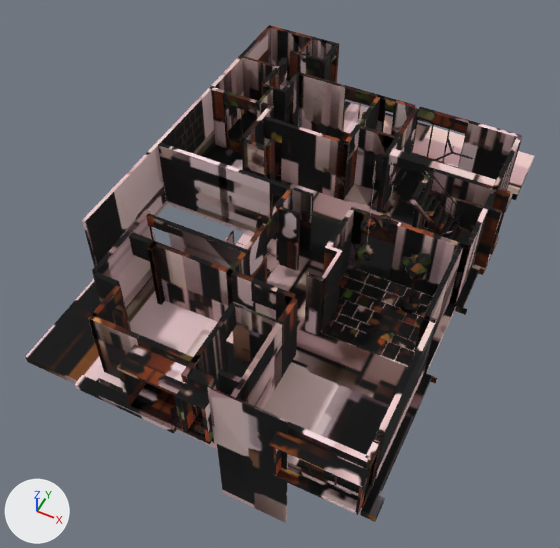
An edit to the glTF model site/public/models/baked/first-day.gltf, drawn before and after from the same camera.
Both versions are drawn from a camera (50 mm lens) standing at (3.77, -8.72, 9.82) and looking at (-0.13, -0.91, 0.07). The lights are fixed; the arrows at lower left show +X, +Y and +Z. The first picture is the older version. Vertices at exactly the same position are counted once.

Names of what the first picture shows: 'first.baked.001'.
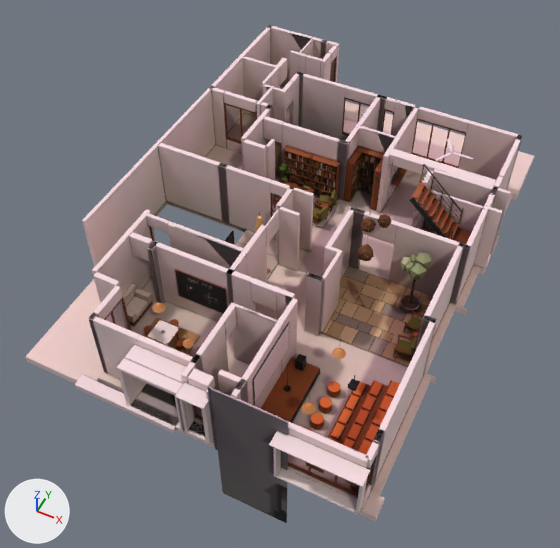
The edits, one by one:
me_first_baked_003 is used by ob_first_baked_001; location (0.0, 0.0, 0.0).
me_first_baked_003 had 13232 vertices, 23646 faces and spanned x -2.92..2.92, y -4.4..4.16, z -1.45..2.75.
me_first_baked_003 now has 24609 vertices, 42074 faces and spans x -2.92..2.92, y -4.4..4.16, z -1.45..2.75.
me_first_baked_003 part 1: 5736 vertices added at x -1.17..0.73, y 0.43..1.83, z 0.01..0.91.
me_first_baked_003 part 2: 5399 vertices added at x -2.08..2.62, y -4.01..-0.67, z 0.01..1.31.
me_first_baked_003 part 3: 23576 kept faces spanning x -2.92..2.92, y -4.4..4.16, z -1.45..2.75 get new texture (UV) coordinates.
Other edits to the shape of me_first_baked_003 do not show in these pictures.

Location of each change, [x1, y1, x2, y2] in pixels of the pictures (560 x 548 px):
part 1 of me_first_baked_003, added (brown): after [273, 145, 384, 228]
part 2 of me_first_baked_003, added (brown): after [123, 269, 426, 490]
part 3 of me_first_baked_003, surface changed (lighter): [26, 25, 531, 523] in both
